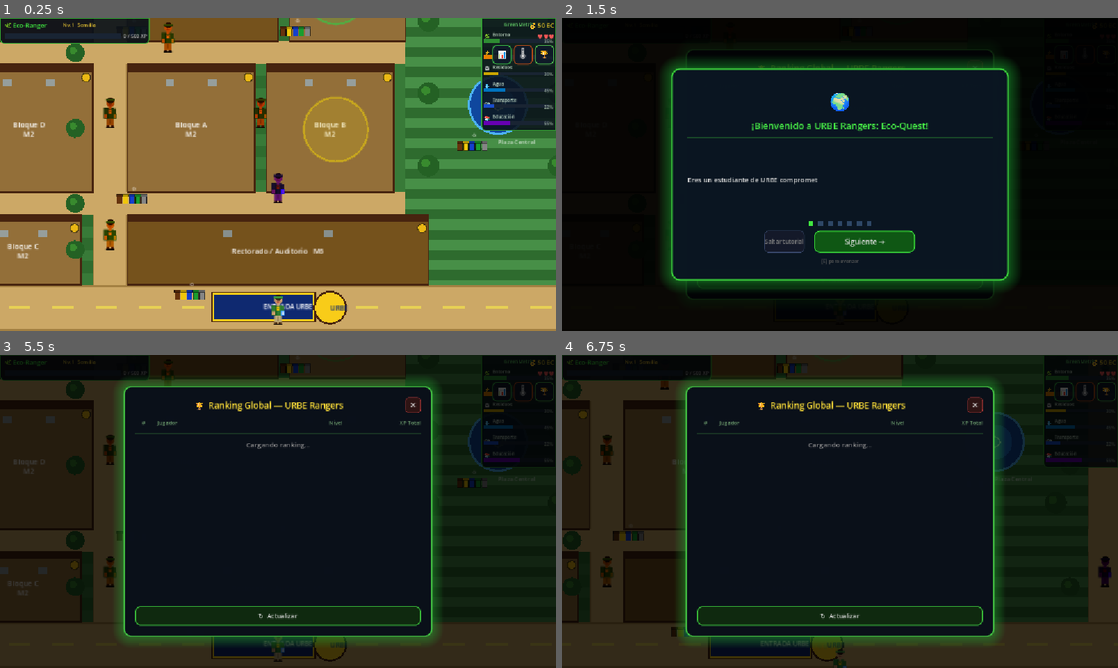
Above: before the commit, frames 1-4 (two rows, left to right).
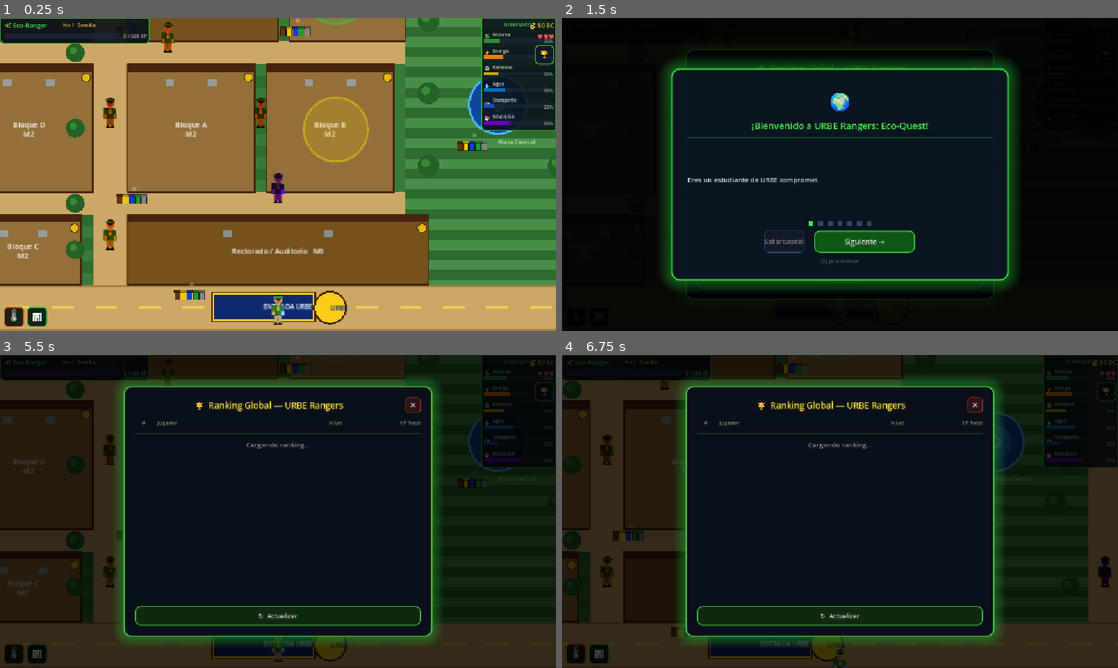
Above: after the commit, the same moments.

Repository: thewasiii123/green-metric-urbe
Game: Godot game, scene res://scenes/mapa/scene_mapa_mundo.tscn
Same seed, same stepped clock (60 frames per second), same inputs: the game is played once before the commit and once after it. This scene is started directly instead of the project's main scene.
Inputs (mouse positions are in pixels of both pictures, inside the frame that each line leads up to):
- Up to frame 1 (0.25 s): no input
- Up to frame 2 (1.5 s): click "🏆" at 0.5 s; click "🌡" at 1.25 s
- Up to frame 3 (5.5 s): click "📊" at 2 s; click "Siguiente →" at 2.75 s; click "✕" at 3.5 s; click "↻ Actualizar" at 4.25 s; click "Saltar tutorial" at 5 s
- Up to frame 4 (6.75 s): tap Enter at 5.75 s; move the mouse to (962, 495) at 5.77 s; hold D (mover_derecha) 5.78-6.53 s; hold E (interactuar) 5.78-6.53 s; click (962, 495) at 5.92 s; move the mouse to (728, 527) at 6.52 s; hold S (mover_abajo) from 6.53 s (still down); tap E (interactuar) at 6.6 s

The runs differ from the first frame. In frame 1, 0.7% of the frame differs, in the area x 0-96%, y 8-99%; in frame 2, less than 0.1%; in frame 3, 0.5%; in frame 4, 0.5%.

Commit message:
Fix crash leaderboard y reubicación botones mapa calor/resultados
- Fix: SupabaseManager.has() no existe en Node; accede .nombre_usuario directamente
- Botones 🌡 y 📊 movidos a esquina inferior izquierda (sobre avenida), fuera del sidebar y del HUD superior

Co-Authored-By: Claude Sonnet 4.6 <noreply@anthropic.com>

Diff:
--- a/scenes/mapa/SceneMapaMundo.gd
+++ b/scenes/mapa/SceneMapaMundo.gd
@@ -1270,47 +1270,51 @@
 # BOTÓN MAPA DE CALOR (HUD)
 # ════════════════════════════════════════════════════════════
 func _crear_btn_mapa_calor() -> void:
-	var btn := Button.new()
-	btn.text = "🌡"
-	btn.tooltip_text = "Mapa de calor energético"
-	btn.custom_minimum_size = Vector2(38, 38)
-	btn.set_anchors_preset(Control.PRESET_TOP_RIGHT)
-	btn.offset_left   = -88
-	btn.offset_top    = 56
-	btn.offset_right  = -48
-	btn.offset_bottom = 96
-	btn.add_theme_font_size_override("font_size", 18)
-	var s := StyleBoxFlat.new()
-	s.bg_color     = Color(0.06, 0.10, 0.16, 0.92)
-	s.border_color = Color(0.72, 0.30, 0.10)
-	s.set_border_width_all(2)
-	s.set_corner_radius_all(8)
-	btn.add_theme_stylebox_override("normal", s)
-	btn.pressed.connect(func():
+	# ── Barra de herramientas inferior derecha ────────────────
+	# Posición: esquina inferior derecha, sobre la avenida de entrada.
+	# Los dos botones van juntos, lejos del sidebar y del HUD superior.
+
+	var s_base := StyleBoxFlat.new()
+	s_base.bg_color = Color(0.04, 0.08, 0.06, 0.92)
+	s_base.set_border_width_all(2)
+	s_base.set_corner_radius_all(8)
+
+	# 🌡 Mapa de calor
+	var s1 := s_base.duplicate() as StyleBoxFlat
+	s1.border_color = Color(0.85, 0.38, 0.08)
+	var btn_calor := Button.new()
+	btn_calor.text                  = "🌡"
+	btn_calor.tooltip_text          = "Mapa de calor energético"
+	btn_calor.custom_minimum_size   = Vector2(42, 42)
+	btn_calor.add_theme_font_size_override("font_size", 20)
+	btn_calor.add_theme_stylebox_override("normal", s1)
+	btn_calor.set_anchors_preset(Control.PRESET_BOTTOM_LEFT)
+	btn_calor.offset_left   = 8
+	btn_calor.offset_top    = -50
+	btn_calor.offset_right  = 50
+	btn_calor.offset_bottom = -8
+	btn_calor.pressed.connect(func():
 		if mapa_campus and mapa_campus.has_method("toggle_mapa_calor"):
 			mapa_campus.toggle_mapa_calor()
 		_sfx("zona"))
-	_hud_canvas.add_child(btn)
-
-	# Botón de resultados
-	var btn_r := Button.new()
-	btn_r.text = "📊"
-	btn_r.tooltip_text = "Ver reporte GreenMetric"
-	btn_r.custom_minimum_size = Vector2(38, 38)
-	btn_r.set_anchors_preset(Control.PRESET_TOP_RIGHT)
-	btn_r.offset_left   = -132
-	btn_r.offset_top    = 56
-	btn_r.offset_right  = -92
-	btn_r.offset_bottom = 96
-	btn_r.add_theme_font_size_override("font_size", 18)
-	var s2 := StyleBoxFlat.new()
-	s2.bg_color     = Color(0.06, 0.10, 0.16, 0.92)
-	s2.border_color = Color(0.22, 0.72, 0.28)
-	s2.set_border_width_all(2)
-	s2.set_corner_radius_all(8)
-	btn_r.add_theme_stylebox_override("normal", s2)
-	btn_r.pressed.connect(_abrir_resultados)
-	_hud_canvas.add_child(btn_r)
+	_hud_canvas.add_child(btn_calor)
+
+	# 📊 Resultados GreenMetric
+	var s2 := s_base.duplicate() as StyleBoxFlat
+	s2.border_color = Color(0.22, 0.80, 0.28)
+	var btn_res := Button.new()
+	btn_res.text                = "📊"
+	btn_res.tooltip_text        = "Reporte GreenMetric"
+	btn_res.custom_minimum_size = Vector2(42, 42)
+	btn_res.add_theme_font_size_override("font_size", 20)
+	btn_res.add_theme_stylebox_override("normal", s2)
+	btn_res.set_anchors_preset(Control.PRESET_BOTTOM_LEFT)
+	btn_res.offset_left   = 56
+	btn_res.offset_top    = -50
+	btn_res.offset_right  = 98
+	btn_res.offset_bottom = -8
+	btn_res.pressed.connect(_abrir_resultados)
+	_hud_canvas.add_child(btn_res)
 
 
 func _on_insignia_obtenida(_id: String, nombre: String, icono: String) -> void:
--- a/scenes/ui/leaderboard.gd
+++ b/scenes/ui/leaderboard.gd
@@ -68,7 +68,7 @@
 	for child in _rows_vbox.get_children():
 		child.queue_free()
 
-	var nombre_jugador : String = SupabaseManager.nombre_usuario if SupabaseManager.has("nombre_usuario") else ""
+	var nombre_jugador : String = SupabaseManager.nombre_usuario
 
 	for i in data.size():
 		var entrada : Dictionary = data[i]
